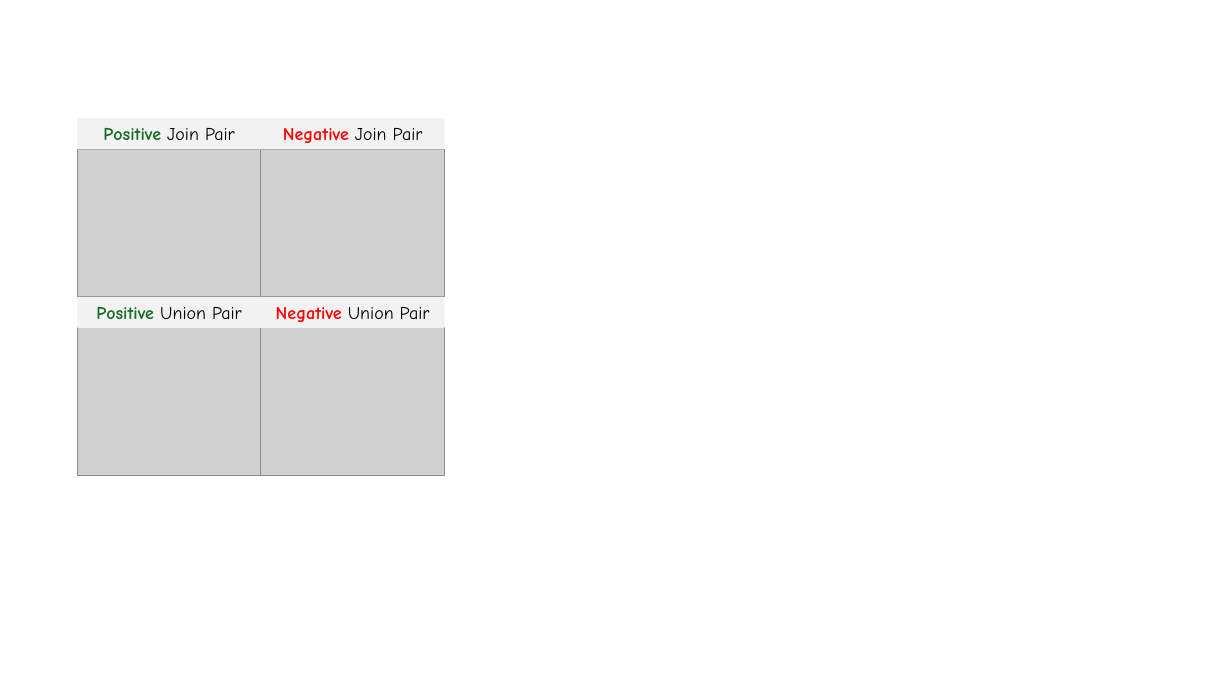
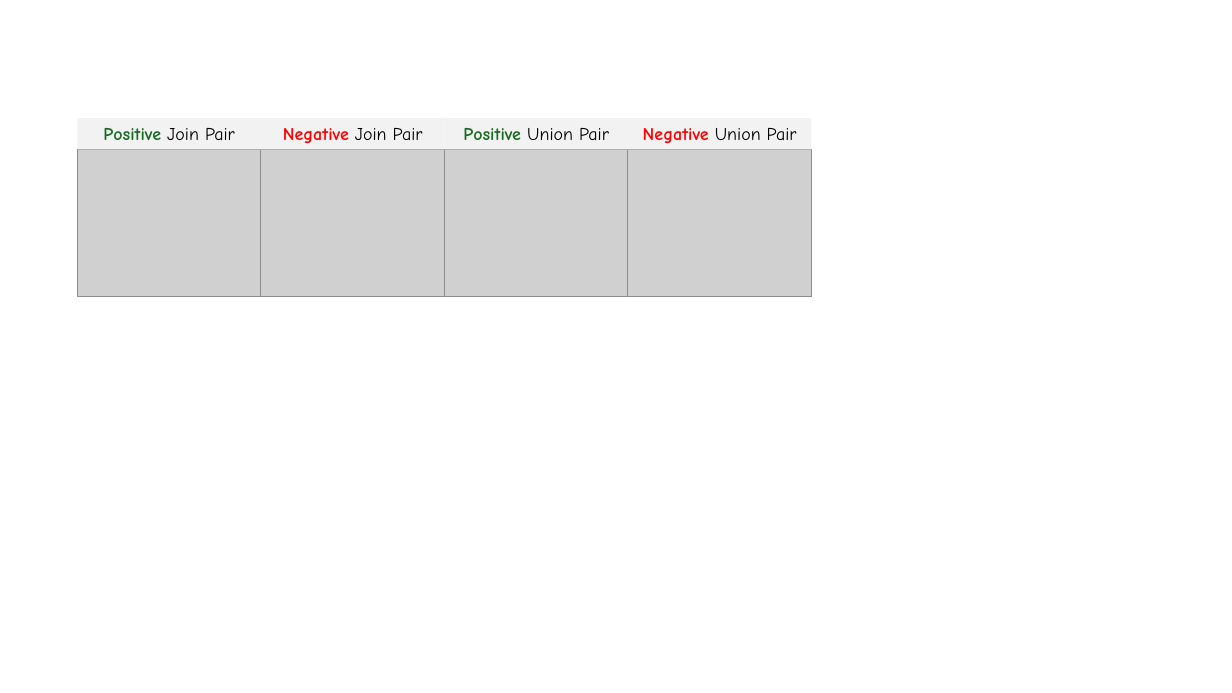
Before and after one commit to BeanHam/2024-spatial-data-integration, a slide deck: slide 1 of misc/visualizations.pptx. Drawn at 1232x693 pixels with LibreOffice and Linux fonts; fonts in the diff are those of the drawing; grey boxes stand for pictures. Boxes give left, top, right and bottom in pixels: in the first picture for what was removed or moved away, otherwise in the second. Text is boxed around its words. In the diff, an @@ line names an element or a change of style, - is before the commit and + after.

```diff
--- a/misc/visualizations.pptx
+++ b/misc/visualizations.pptx
@@ 2 pictures, 2 rectangles: place and size @@
-2 pictures, 2 rectangles at (78,297,445,476)
+2 pictures, 2 rectangles at (445,118,812,298)
```
Also in this commit, not shown: 2 other files.
